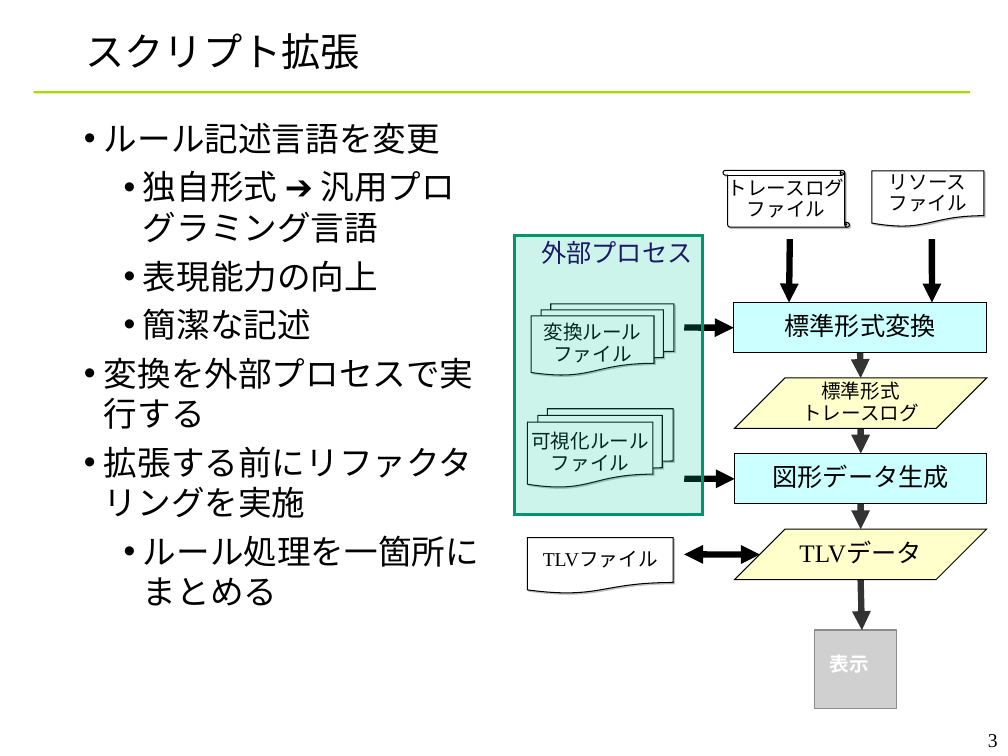
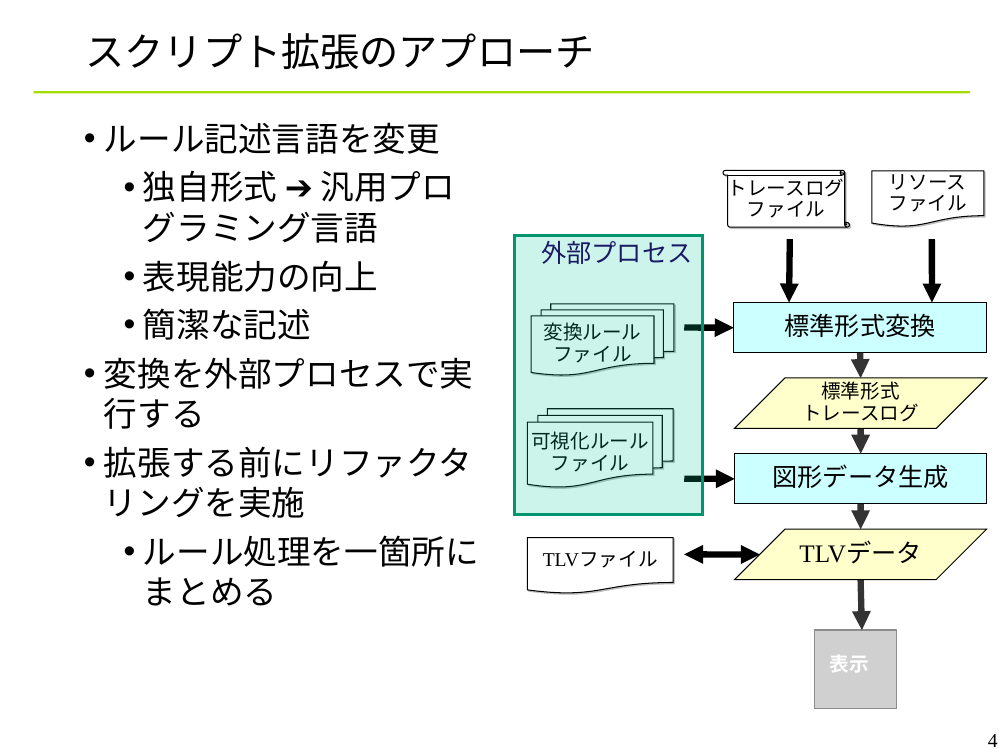
Before and after one commit to YixiaoLi/tlv4mc, a slide deck: slide 4 of doc/phase4/toppers_conference.ppt (slide 3 before the commit). Drawn at 1008x756 pixels with LibreOffice and Linux fonts; fonts in the diff are those of the drawing; grey boxes stand for pictures; background and template pictures are left out. Boxes give left, top, right and bottom in pixels: in the first picture for what was removed or moved away, otherwise in the second. Text is boxed around its words. In the diff, an @@ line names an element or a change of style, - is before the commit and + after.

```diff
--- a/doc/phase4/toppers_conference.ppt
+++ b/doc/phase4/toppers_conference.ppt
@@ title at (86,33,595,69): text changed @@
-スクリプト拡張
+スクリプト拡張のアプローチ
@@ page number at (988,734,998,747): text changed @@
-3
+4
```
Also in this commit, not shown: 1 other slide changed, 3 slides added, 1 slide removed, 1 other file.
